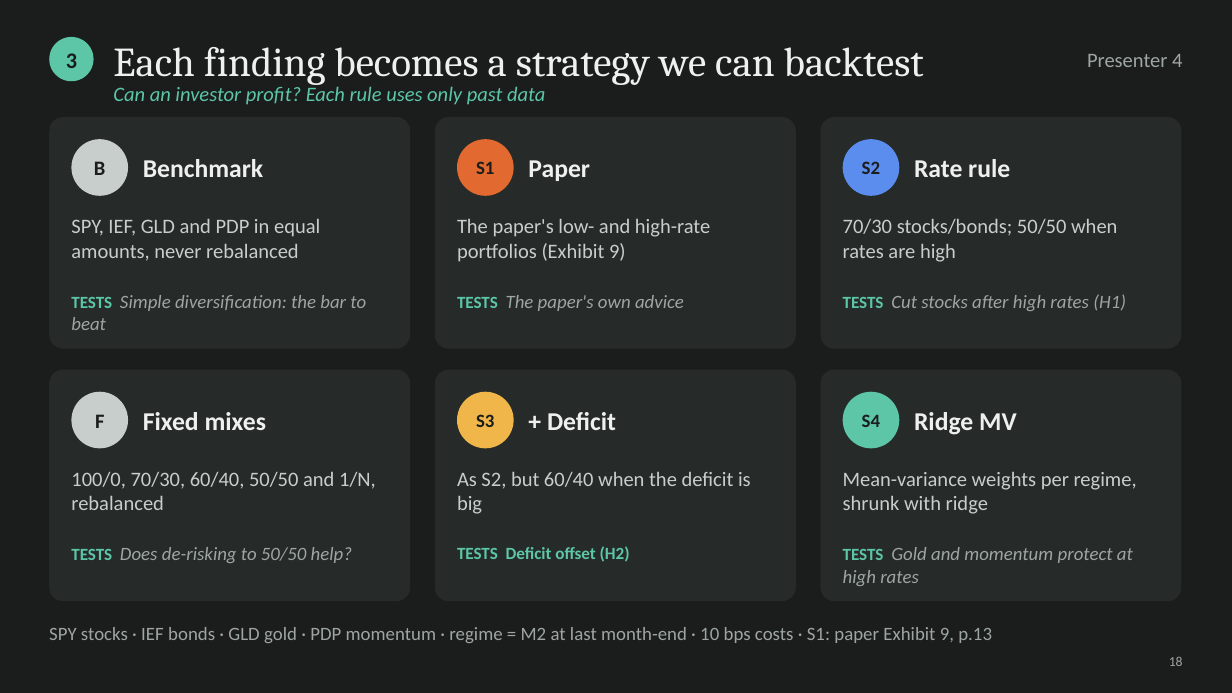
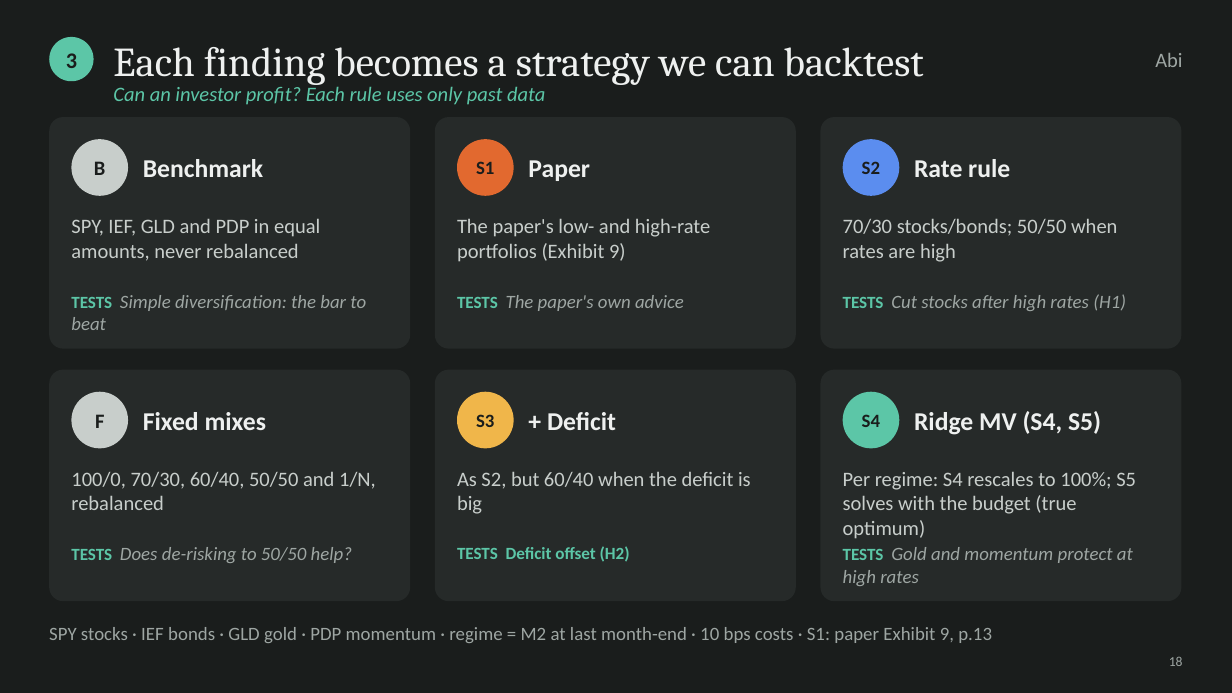
Before and after one commit to cyee02/MQF, a slide deck: slide 18 of QF600/Final Assignment/04 - Presentation Slides Group 6.pptx. Drawn at 1232x693 pixels with LibreOffice and Linux fonts; fonts in the diff are those of the drawing. Boxes give left, top, right and bottom in pixels: in the first picture for what was removed or moved away, otherwise in the second. Text is boxed around its words. In the diff, an @@ line names an element or a change of style, - is before the commit and + after.

```diff
--- a/QF600/Final Assignment/04 - Presentation Slides Group 6.pptx
+++ b/QF600/Final Assignment/04 - Presentation Slides Group 6.pptx
@@ text at <box>1155,53,1182,67</box>: text changed @@
-Presenter 4
+Abi
@@ text at <box>914,411,1101,435</box>: text changed @@
-Ridge MV
+Ridge MV (S4, S5)
@@ text at <box>843,471,1136,539</box>: text changed @@
-Mean-variance weights per regime, shrunk with ridge
+Per regime: S4 rescales to 100%; S5 solves with the budget (true optimum)
```
Also in this commit, not shown: 25 other slides changed, 1 slide added, 10 other files.
